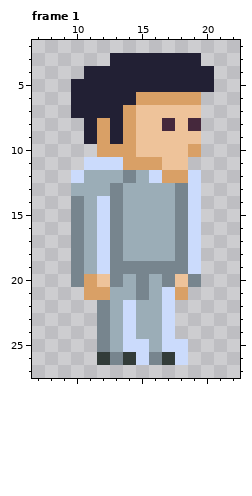
Two versions of one pixel-art file, stuff/textures/player.ase. The picture above is the old version.
32x32 pixels, 1 frame. Shown: frame 1: x 7..22, y 2..27. The commit also changed other frames, which this record leaves out.
After the commit:
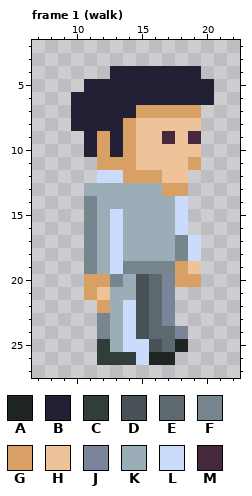
Palette (. is transparent): A #1f2523  B #222034  C #323c39  D #485156  E #5e696f  F #77858e  G #d9a066  H #eec39a  J #7b8599  K #9badb7  L #cbdbfc  M #45283c
The commit says: Added player walking animation
Edits made:
layer "Left arm" added
layer "Left leg" added
layer "Body" added
layer "Right leg" added
layer "Right arm" added
layer "Head" added
layer "Layer 1" removed
layer "Layer 1 #2" removed
Changed rows in their new state; - is an unchanged pixel.
Frame 1 (walk):
first column x 10:
 3 ---.......-
 4 -..-------.
 5 .----------
 6 -----BBBBBB
 7 ----BGGGGG-
 8 B-B----H-H-
 9 -------M-M-
10 -B-B-----H-
11 -.GG-HH--G-
12 ..LLGGGHH.-
13 .--K---GG.-
14 .FKK----L.-
15 .FKL----L.-
16 .FKL----L.-
17 .FKL-------
18 .FKL-------
19 .FKL----GH-
20 .-G--DEJGG-
21 --H--DEJ.--
22 --G--DEJ---
23 -----DEJ---
24 -----DEEJ--
25 --C---DEA--
26 ---C--AA.--
Changed places in both pictures, as pixel boxes (x1, y1, x2, y2):
changed: (71, 53, 214, 365)
